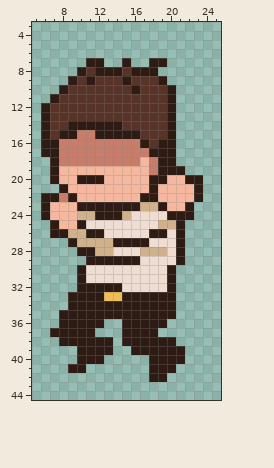
Pixel-art sprite, stored at sprites/Stanley/spr_kris_fall_turnaround_4.png. Above, as it was before the edit.
The file is 29x50 pixels. Shown: x 5..25, y 3..44.
Now the later version:
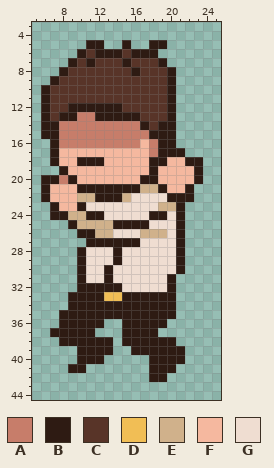
Palette (. is transparent): A #c77d6a  B #2e1b13  C #583428  D #f1be55  E #d0b18b  F #f5b89f  G #efddd1
From old to new:
y 5: x 11..12 .. -> BB; x 15 . -> B; x 18..19 .. -> BB
y 6: x 10..18 ......... -> BCBBBCBBB
y 7: x 9..10 .. -> BC; x 12..14 B.. -> CCC; x 16..18 ..B -> CCC
y 8: x 8..10 ..B -> BCC; x 12..14 BBB -> CCC; x 17..20 BB.. -> CCCB
y 9: x 7..9 ..B -> BCC; x 11 B -> C; x 15 B -> C; x 19..20 B. -> CB
y 10: x 6..8 ..B -> BCC; x 16 B -> C
y 11: x 6..7 .B -> BC
y 12: x 9..14 CCCCCC -> BBBBBB
y 13: x 8..16 CCCCCCCCC -> BBAABBBBB
y 14: x 7..17 CCBBBBBBCCC -> BAAAAAAAAAB; x 19 C -> B
y 15: x 7..9 CBB -> BAA; x 12..19 BBBBBCCC -> AAAAAABB
y 16: x 6 B -> .; x 17..18 BC -> FA
y 17: x 6 B -> .; x 8..18 AAAAAAAAAAB -> FFFFFFFFFFA; x 21 . -> B
y 18: x 8..16 AAAAAAAAA -> FFBBBFFFF; x 18 A -> B; x 20..23 B... -> FFBB
y 19: x 7..8 BF -> .B; x 18..23 ABBB.. -> BFFFFB
y 20: x 6 . -> B; x 8..12 FFBBB -> ABFFF; x 17 F -> B; x 19 B -> F; x 22 B -> F
y 21: x 6..8 ..B -> BFF; x 10..19 FFFFFFFFBF -> BBBBBBBEEB; x 22..23 FB -> B.
y 22: x 7..23 BABFFFFFFFBBFFFFB -> FFFEEBBBEGGGGBBB.
y 23: x 6..7 BF -> .B; x 11..22 BBBBBBEEBFFB -> GGGGGGGGEEB.
y 24: x 6..9 BFFF -> .BBE; x 11 E -> B; x 13..15 BBE -> GGG; x 18..20 GGB -> BBG; x 22 B -> .
y 25: x 7..17 BFFBGGGGGGG -> ..BEEEEBBBB; x 19..20 EE -> GG
y 26: x 7..10 BBEE -> ...B; x 12..13 BG -> EE; x 17..19 GBB -> EEE
y 27: x 9..13 BEEEE -> ..BBB; x 17 B -> G
y 28: x 11..14 BEEG -> GGGB; x 17..19 EEE -> GGG
y 29: x 10..13 .BBB -> BGGG; x 15..16 BB -> GG
y 30: x 13 G -> B; x 20..21 B. -> GB
y 31: x 13 G -> B
Boxes around the changes in both pictures, in picture pixels (x1, y1, x2, y2):
changed: (41, 40, 203, 283)
